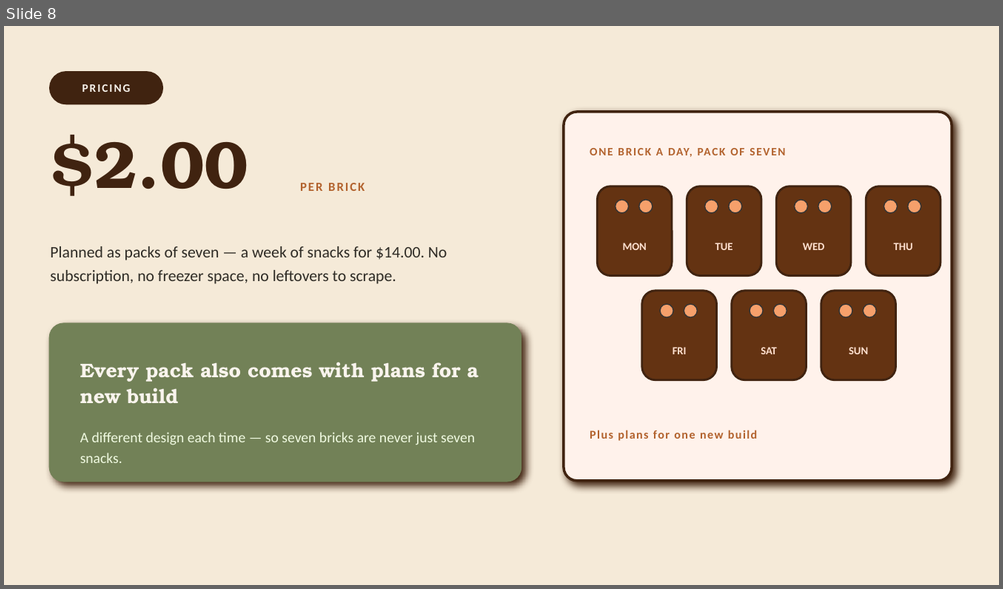
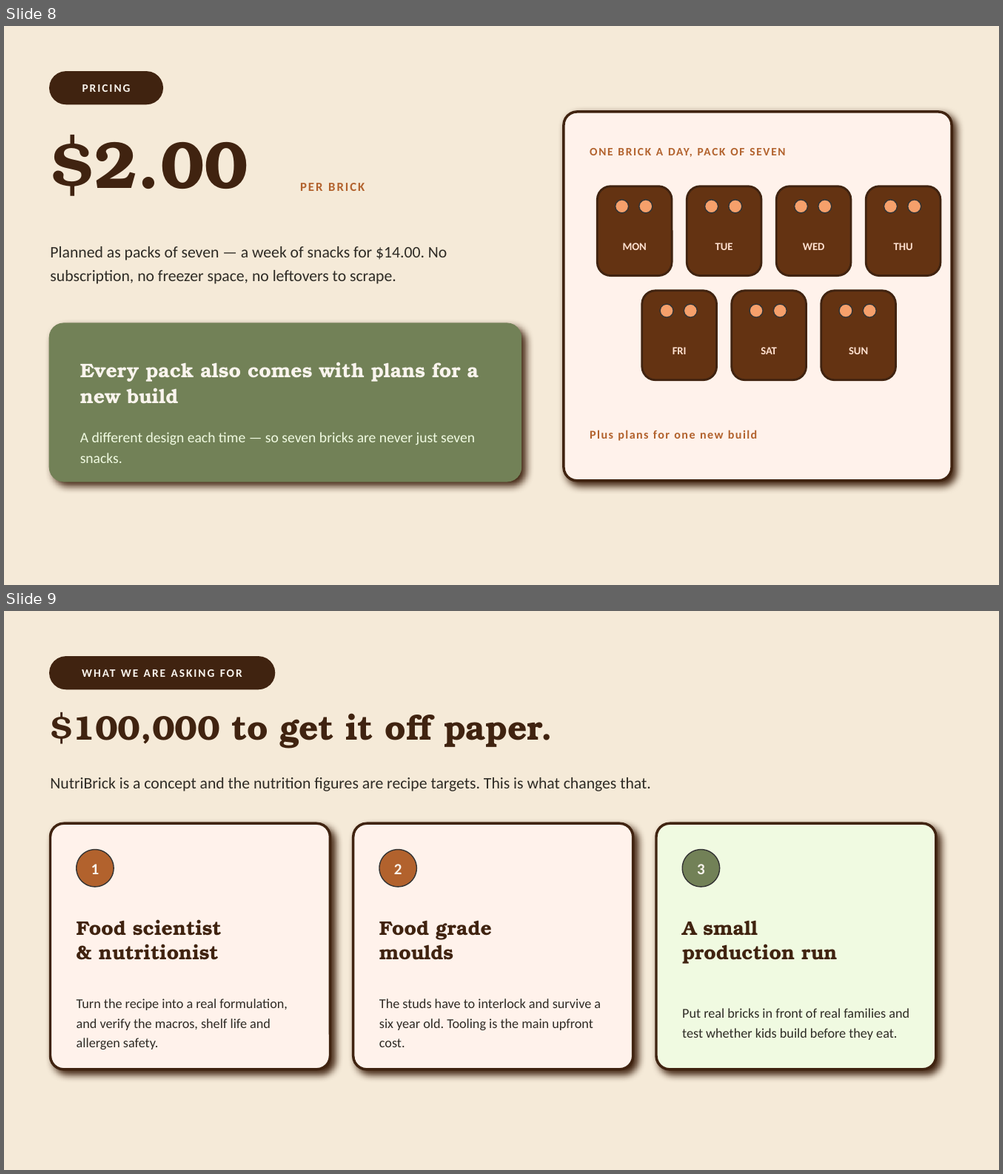
Before and after one commit to kohan1/NutriBrick, a slide deck: docs/NutriBrick-pitch.pptx. Shown one above the other, each under a label of ours: slide 8 before the commit, slides 8 and 9 after it. The pictures are 1003x589 and 1003x1174 pixels, drawn with LibreOffice and Linux fonts; fonts in the diff are those of the drawing. Boxes give left, top, right and bottom in pixels: in the first picture for what was removed or moved away, otherwise in the second. Text is boxed around its words. In the diff, an @@ line names an element or a change of style, - is before the commit and + after.

```diff
--- a/docs/NutriBrick-pitch.pptx
+++ b/docs/NutriBrick-pitch.pptx
@@ slide 9 added at [4,611,999,1170], background #F5EAD8 @@
@@ rounded rectangle added at [51,658,274,689], fill #402310, outline #402310 2 pt @@
@@ text added at [51,658,274,689], 11 pt, text #F9F4ED, bold @@
+WHAT WE ARE ASKING FOR
@@ text added at [50,712,552,749], 33 pt, text #402310, bold @@
+$100,000 to get it off paper.
@@ text added at [50,777,651,792], 15.5 pt, text #2E2B25 @@
+NutriBrick is a concept and the nutrition figures are recipe targets. This is what changes that.
@@ rounded rectangle added at [51,823,330,1070], fill #FFF2EB, outline #402310 2.5 pt @@
@@ rounded rectangle added at [353,823,633,1070], fill #FFF2EB, outline #402310 2.5 pt @@
@@ rounded rectangle added at [656,823,936,1070], fill #F0FAE1, outline #402310 2.5 pt @@
@@ ellipse added at [77,850,114,887], fill #B2622D, outline #333333 1 pt @@
@@ ellipse added at [379,850,417,887], fill #B2622D, outline #333333 1 pt @@
@@ ellipse added at [683,850,720,887], fill #728157, outline #333333 1 pt @@
@@ text added at [91,864,99,874], 15 pt, text #F9F4ED, bold @@
+1
@@ text added at [394,864,402,874], 15 pt, text #F9F4ED, bold @@
+2
@@ text added at [697,864,705,874], 15 pt, text #F9F4ED, bold @@
+3
@@ text added at [77,920,222,960], 19 pt, text #402310, bold @@
+Food scientist
+& nutritionist
@@ text added at [379,920,492,960], 19 pt, text #402310, bold @@
+Food grade
+moulds
@@ text added at [682,920,836,964], 19 pt, text #402310, bold @@
+A small
+production run
@@ text added at [77,999,287,1050], 13 pt, text #2E2B25 @@
+Turn the recipe into a real formulation, and verify the macros, shelf life and allergen safety.
@@ text added at [379,999,600,1048], 13 pt, text #2E2B25 @@
+The studs have to interlock and survive a six year old. Tooling is the main upfront cost.
@@ text added at [682,1008,909,1040], 13 pt, text #2E2B25 @@
+Put real bricks in front of real families and test whether kids build before they eat.
```
Also in this commit, not shown: 2 slides changed, 2 other files.
